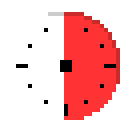
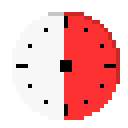
Layered file, before and after one edit (128x128). Changes by layer:
painted on "Layer 4" over [64, 16, 68, 28]
added layer "Layer 5" above "Layer 1" over [12, 12, 68, 120]
